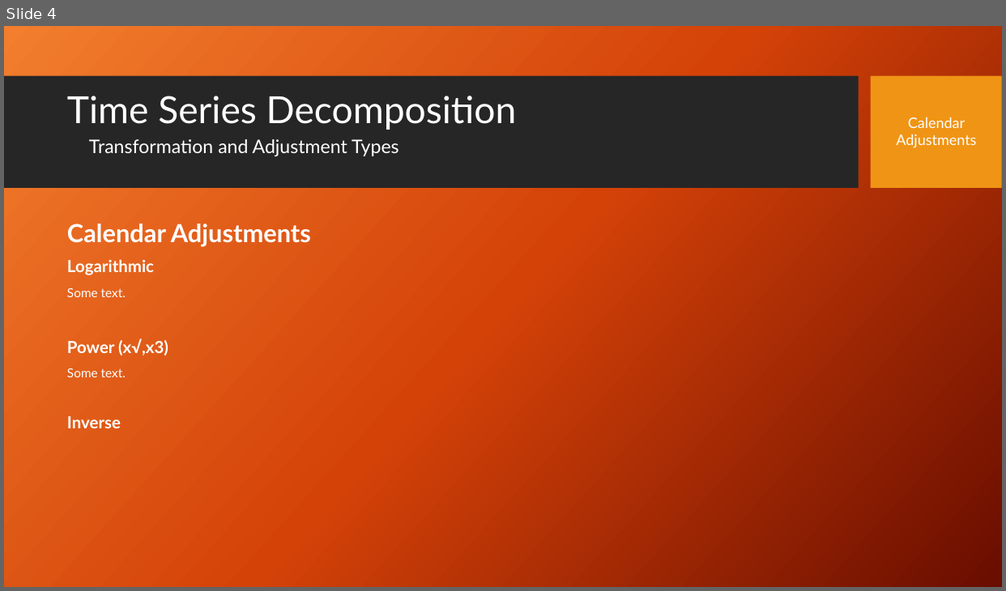
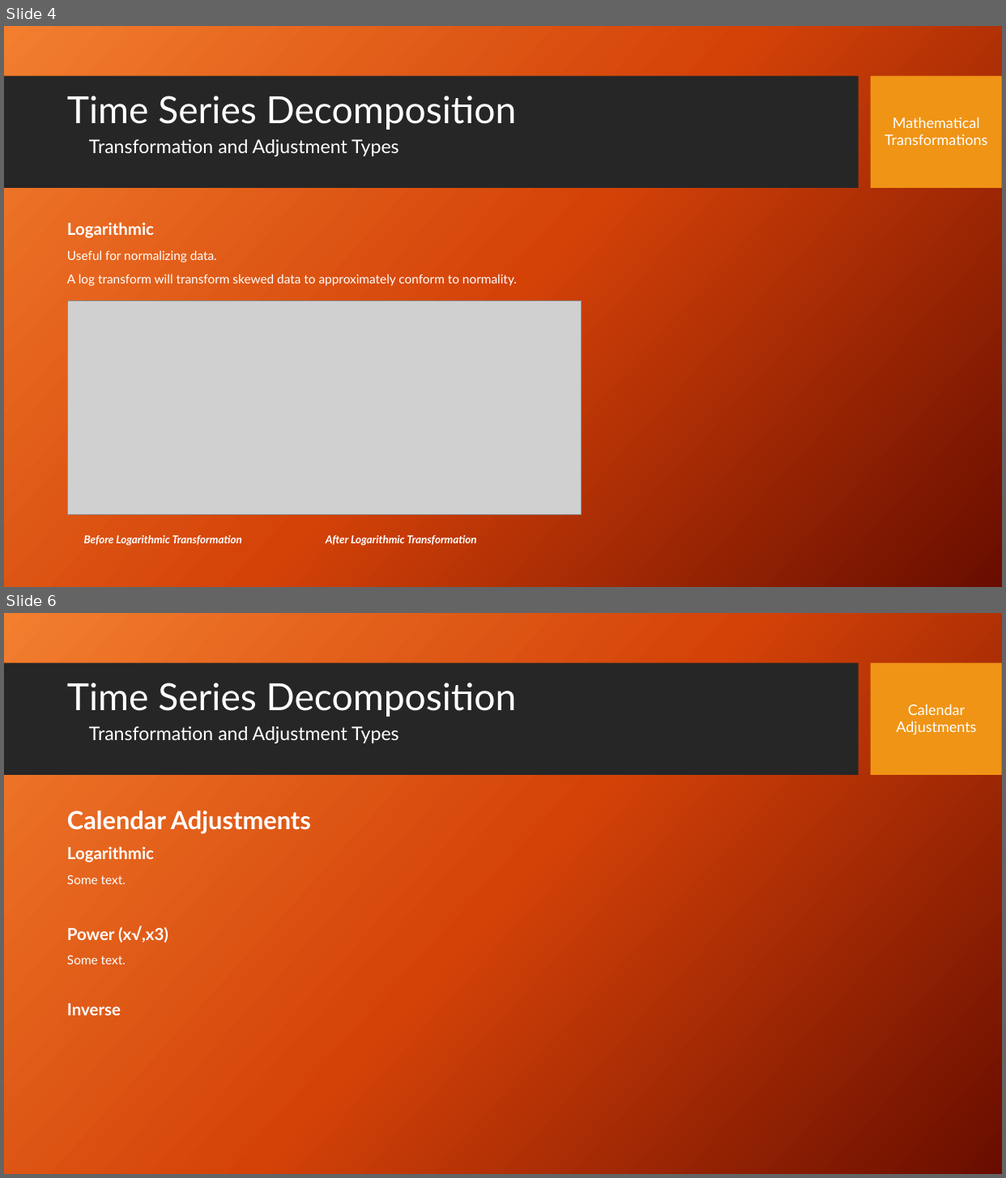
Before and after one commit to stephen-haslett/data-624, a slide deck: Data624TimeSeriesDecompPresentation.pptx. Shown one above the other, each under a label of ours: slide 4 before the commit, slides 4 and 6 after it; the slides between them are not shown. The pictures are 1006x591 and 1006x1178 pixels, drawn with LibreOffice and Linux fonts; fonts in the diff are those of the drawing; grey boxes stand for pictures; background and template pictures are left out. Boxes give left, top, right and bottom in pixels: in the first picture for what was removed or moved away, otherwise in the second. Text is boxed around its words. In the diff, an @@ line names an element or a change of style, - is before the commit and + after.

Commit message:
Mathematical transformation section

```diff
--- a/Data624TimeSeriesDecompPresentation.pptx
+++ b/Data624TimeSeriesDecompPresentation.pptx
@@ slide 4 added at bbox=[4, 26, 1002, 587], background picture (left out); not listed: 2 template elements that a slide beside it also shows @@
@@ title added at bbox=[67, 96, 517, 130], 36 pt, text #FFFFFF @@
+Time Series Decomposition
@@ text added at bbox=[884, 117, 987, 145], 14 pt, text #FFFFFF @@
+Mathematical
+Transformations
@@ text added at bbox=[89, 139, 399, 156], 18 pt, text #FFFFFF @@
+Transformation and Adjustment Types
@@ text added at bbox=[67, 222, 517, 546], 12 pt, text #FFFFFF @@
+Logarithmic
+Useful for normalizing data.
+A log transform will transform skewed data to approximately conform to normality.
+Before Logarithmic Transformation After Logarithmic Transformation
@@ picture added at bbox=[68, 301, 582, 515] @@
@@ what was slide 4 is now slide 6 @@
```
Also in this commit, not shown: 3 slides changed.
